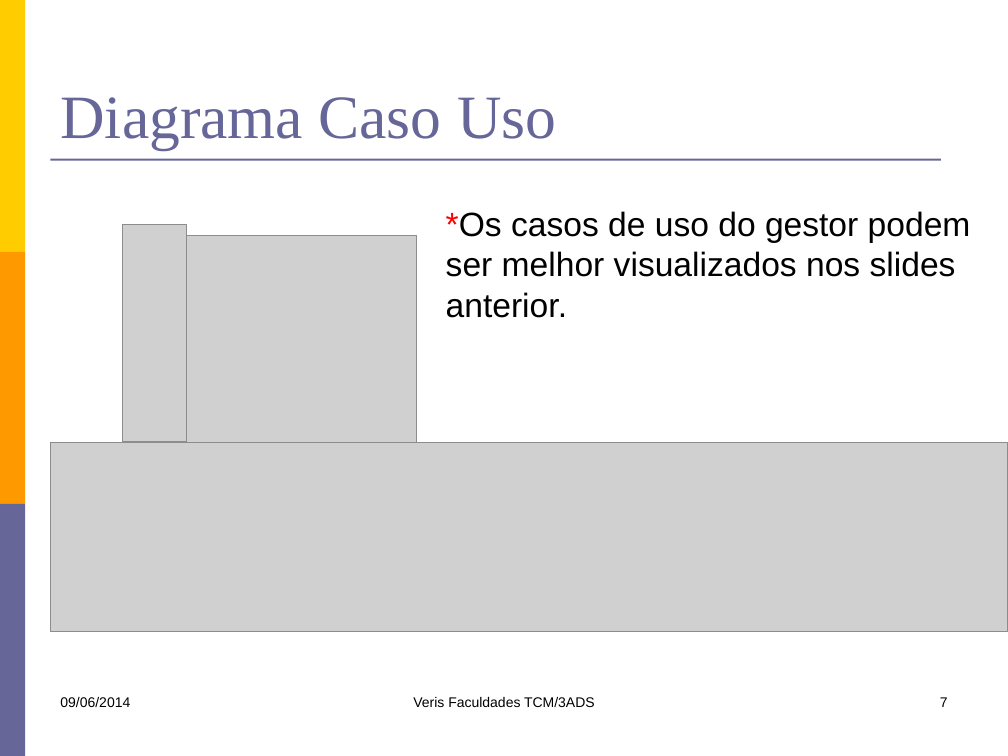
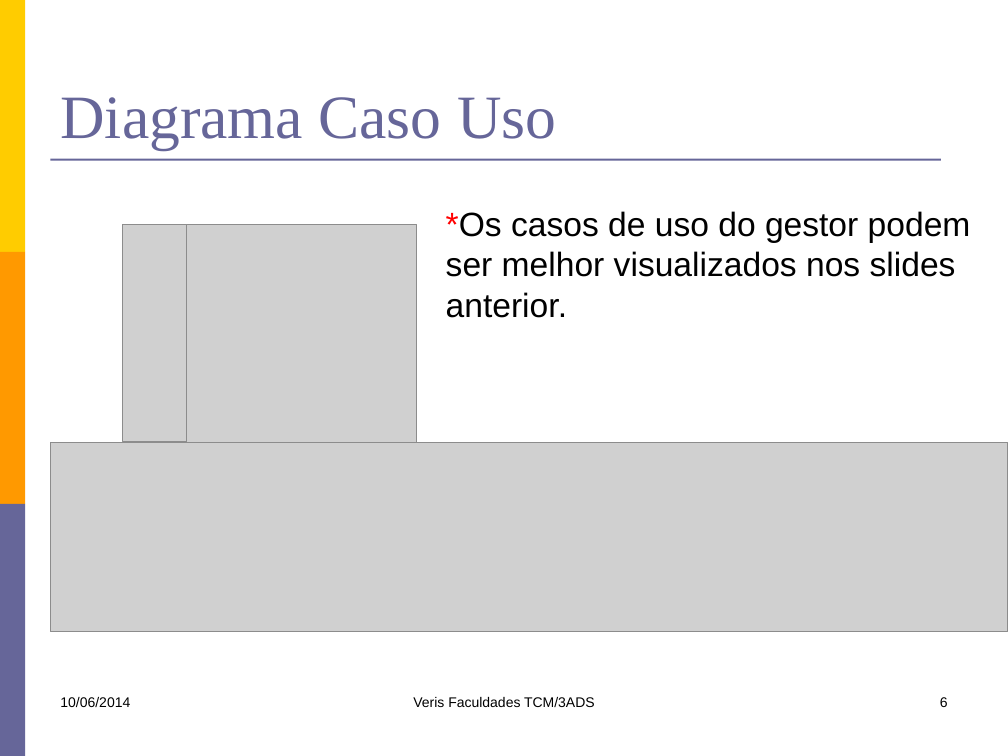
Before and after one commit to kokmz/TCCHUE, a slide deck: slide 6 of documentacao/G4_Apresentacao1sem2014.pptx (slide 7 before the commit). Drawn at 1008x756 pixels with LibreOffice and Linux fonts; fonts in the diff are those of the drawing; grey boxes stand for pictures. Boxes give left, top, right and bottom in pixels: in the first picture for what was removed or moved away, otherwise in the second. Text is boxed around its words. In the diff, an @@ line names an element or a change of style, - is before the commit and + after.

```diff
--- a/documentacao/G4_Apresentacao1sem2014.pptx
+++ b/documentacao/G4_Apresentacao1sem2014.pptx
@@ picture: place and size @@
-picture at (186, 235, 417, 476)
+picture at (186, 224, 417, 465)
@@ text at (60, 697, 130, 707): text changed @@
-09/06/2014
+10/06/2014
@@ page number at (940, 697, 948, 707): text changed @@
-7
+6
```
Also in this commit, not shown: 16 other slides changed, 16 slides removed.
